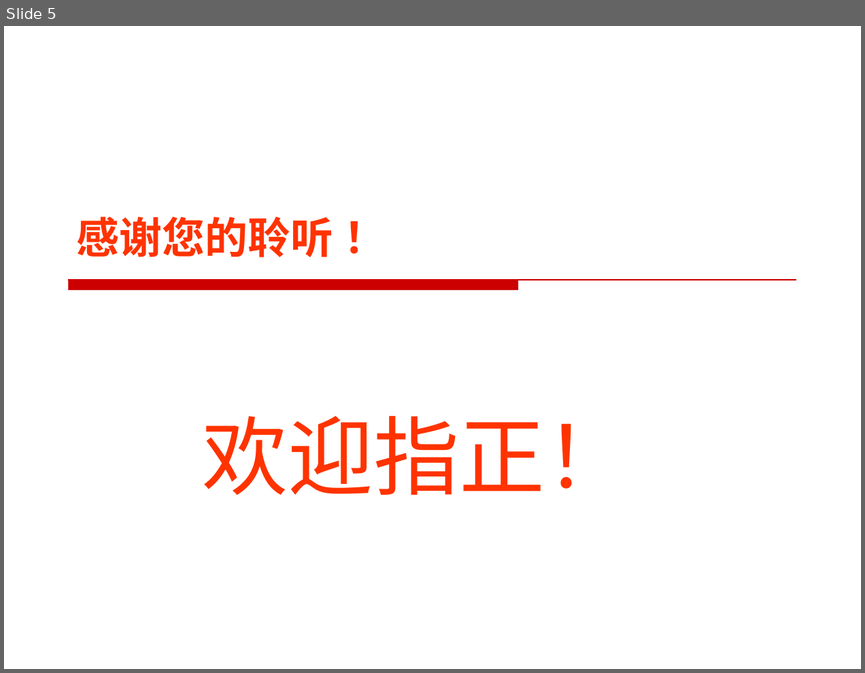
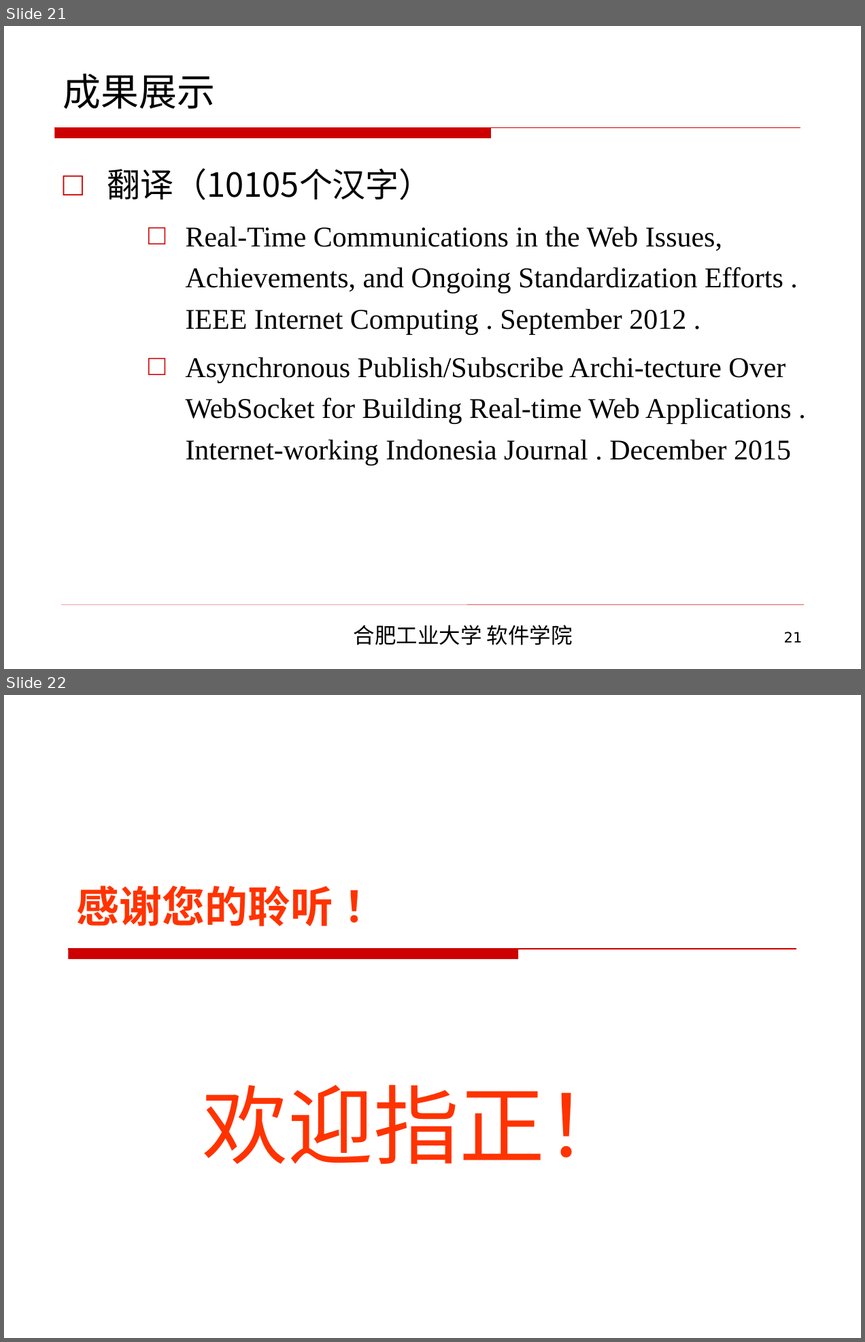
Before and after one commit to CodeDogandCat/master_proj, a slide deck: 2013214381李磊最终答辩/软件学院本科毕业设计毕业答辩.ppt. Shown one above the other, each under a label of ours: slide 5 before the commit, slides 21 and 22 after it. The pictures are 865x673 and 865x1342 pixels, drawn with LibreOffice and Linux fonts; fonts in the diff are those of the drawing; background and template pictures are left out. Boxes give left, top, right and bottom in pixels: in the first picture for what was removed or moved away, otherwise in the second. Text is boxed around its words. In the diff, an @@ line names an element or a change of style, - is before the commit and + after.

```diff
--- a/2013214381李磊最终答辩/软件学院本科毕业设计毕业答辩.ppt
+++ b/2013214381李磊最终答辩/软件学院本科毕业设计毕业答辩.ppt
@@ slide 21 added at box(4, 26, 861, 669), background picture (left out) @@
@@ title added at box(63, 74, 215, 109), 32 pt, text #000000 @@
+成果展示
@@ freeform shape added at box(54, 128, 800, 138), fill #CC0000, outline #CC0000 0.74 pt @@
@@ text added at box(107, 168, 791, 465), 24 pt, text #000000 @@
+□ 翻译（10105个汉字）
+    □ Real-Time Communications in the Web Issues, Achievements, and Ongoing Standardization Efforts . IEEE Internet Computing . September 2012 .
+    □ Asynchronous Publish/Subscribe Archi-tecture Over WebSocket for Building Real-time Web Applications . Internet-working Indonesia Journal . December 2015
@@ line added from (61, 604) to (804, 604), #CC0000 0.26 pt @@
@@ text added at box(354, 624, 572, 645), 18 pt, text #000000 @@
+合肥工业大学 软件学院
@@ page number added at box(784, 631, 802, 642), 12 pt, text #000000 @@
+21
@@ what was slide 5 is now slide 22 @@
```
Also in this commit, not shown: 2 slides changed, 17 other slides added, 1 slide removed, 1 other file.
